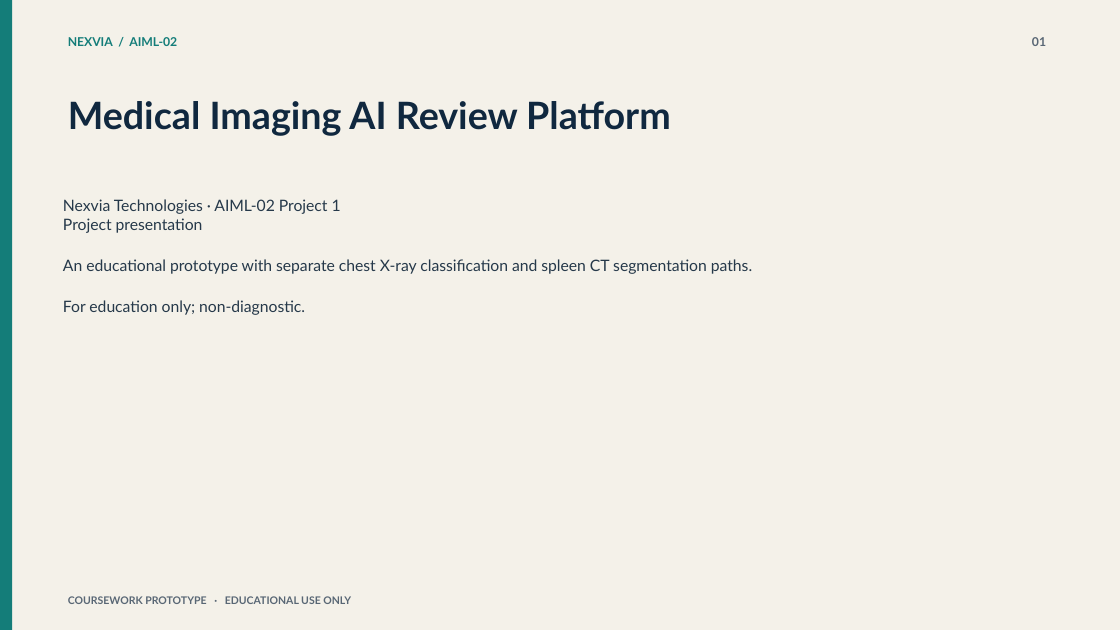
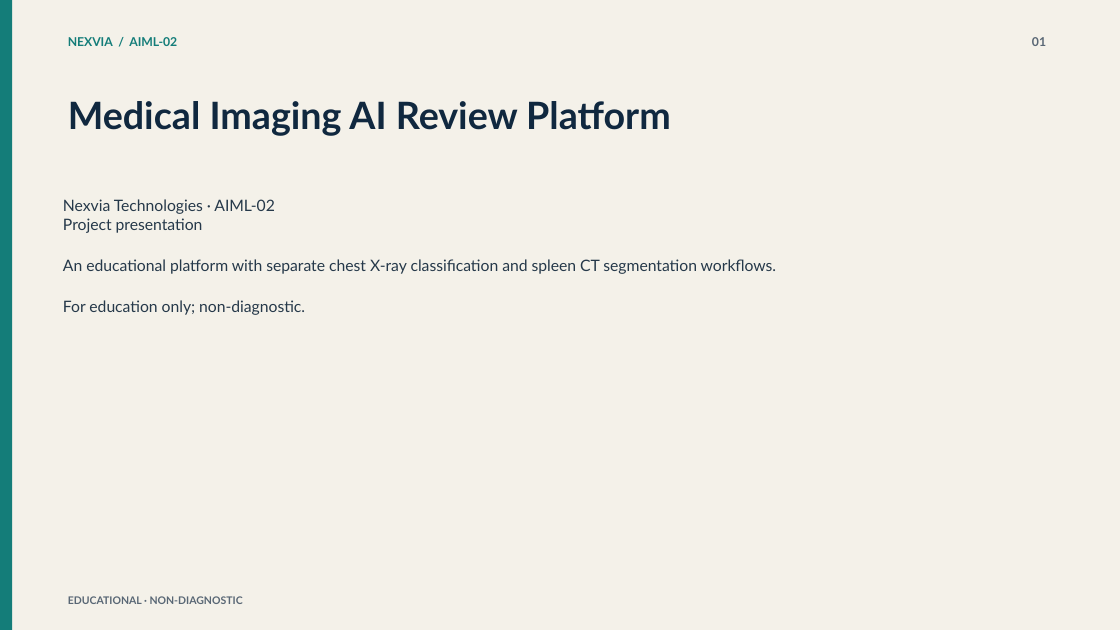
Before and after one commit to ram15x/nexvia-aiml-internship, a slide deck: slide 1 of AIML-02/deliverables/Medical_Imaging_AI_Review_Platform.pptx. Drawn at 1120x630 pixels with LibreOffice and Linux fonts; fonts in the diff are those of the drawing. Boxes give left, top, right and bottom in pixels: in the first picture for what was removed or moved away, otherwise in the second. Text is boxed around its words. In the diff, an @@ line names an element or a change of style, - is before the commit and + after.

Commit message:
Polish project presentation and usage materials

```diff
--- a/AIML-02/deliverables/Medical_Imaging_AI_Review_Platform.pptx
+++ b/AIML-02/deliverables/Medical_Imaging_AI_Review_Platform.pptx
@@ text at (63, 199, 275, 214): text changed @@
-Nexvia Technologies · AIML-02 Project 1
+Nexvia Technologies · AIML-02
@@ text at (63, 259, 777, 274): text changed @@
-An educational prototype with separate chest X-ray classification and spleen CT segmentation paths.
+An educational platform with separate chest X-ray classification and spleen CT segmentation workflows.
@@ text at (68, 596, 243, 604): text changed @@
-COURSEWORK PROTOTYPE · EDUCATIONAL USE ONLY
+EDUCATIONAL · NON-DIAGNOSTIC
```
Also in this commit, not shown: 9 other slides changed, 19 other files.
